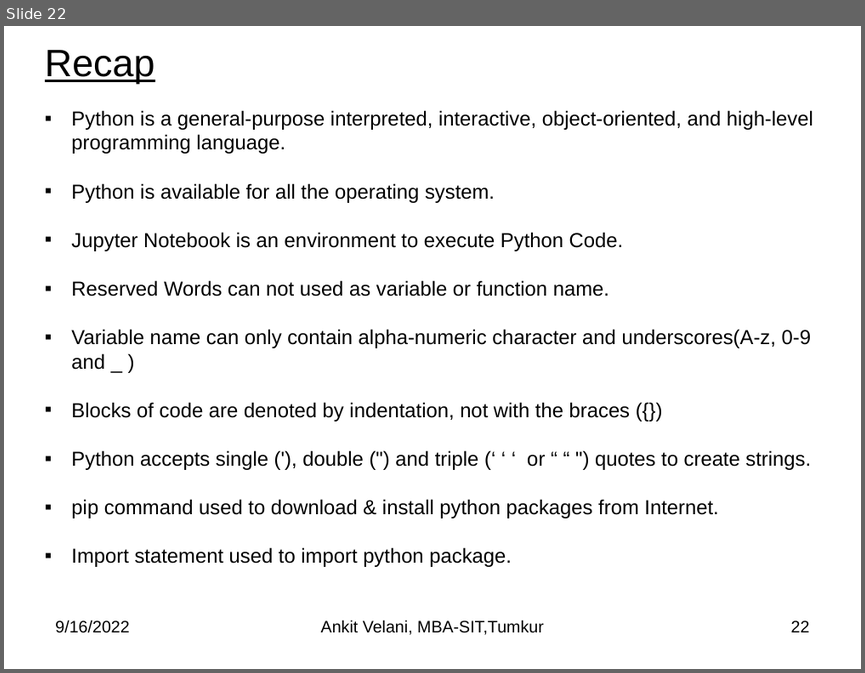
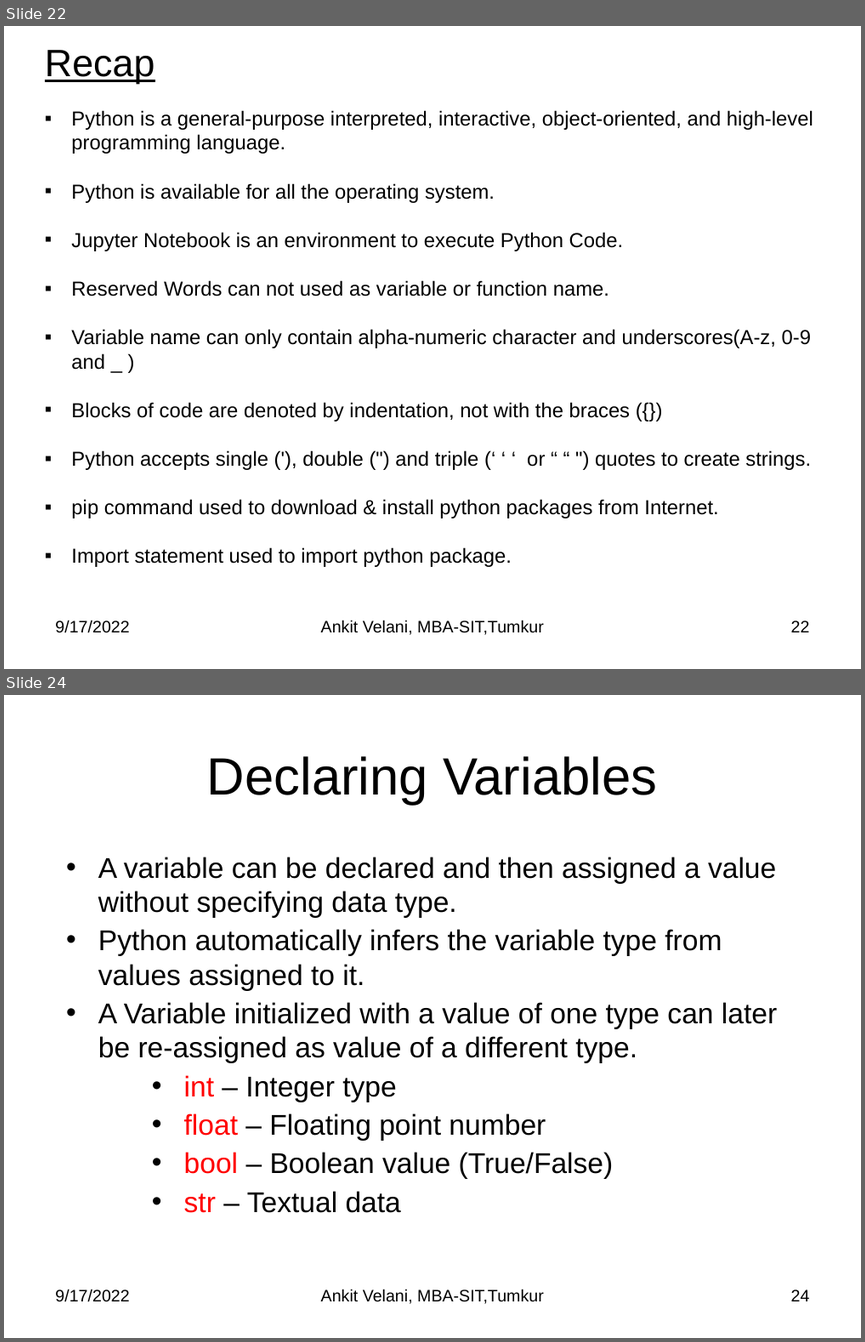
Before and after one commit to sitmbadept/sitmbadept.github.io, a slide deck: BDTM/Python/Unit-4-Python-Programming.pptx. Shown one above the other, each under a label of ours: slide 22 before the commit, slides 22 and 24 after it; the slides between them are not shown. The pictures are 865x673 and 865x1342 pixels, drawn with LibreOffice and Linux fonts; fonts in the diff are those of the drawing. Boxes give left, top, right and bottom in pixels: in the first picture for what was removed or moved away, otherwise in the second. Text is boxed around its words. In the diff, an @@ line names an element or a change of style, - is before the commit and + after.

```diff
--- a/BDTM/Python/Unit-4-Python-Programming.pptx
+++ b/BDTM/Python/Unit-4-Python-Programming.pptx
@@ slide 24 added at bbox=[4, 695, 861, 1338], background #FFFFFF @@
@@ title added at bbox=[207, 756, 657, 805], 44 pt, text #000000 @@
+Declaring Variables
@@ text added at bbox=[98, 857, 777, 1213], 24 pt, text #000000 @@
+• A variable can be declared and then assigned a value without specifying data type.
+• Python automatically infers the variable type from values assigned to it.
+• A Variable initialized with a value of one type can later be re-assigned as value of a different type.
+    • int – Integer type
+    • float – Floating point number
+    • bool – Boolean value (True/False)
+    • str – Textual data
@@ text added at bbox=[55, 1288, 129, 1302], 14 pt, text #000000 @@
+9/17/2022
@@ text added at bbox=[321, 1288, 544, 1304], 14 pt, text #000000 @@
+Ankit Velani, MBA-SIT,Tumkur
@@ page number added at bbox=[791, 1289, 810, 1301], 14 pt, text #000000 @@
+24
@@ slide 22 changed as well @@
@@ text at bbox=[55, 619, 129, 633]: text changed @@
-9/16/2022
+9/17/2022
```
Also in this commit, not shown: 20 other slides changed, 41 other slides added.
